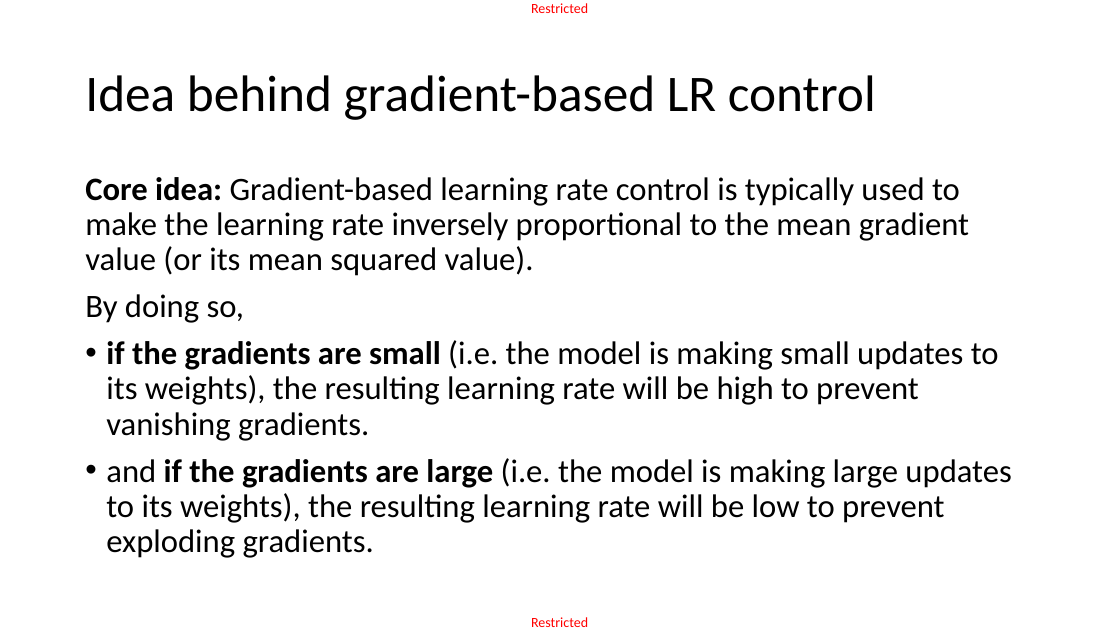
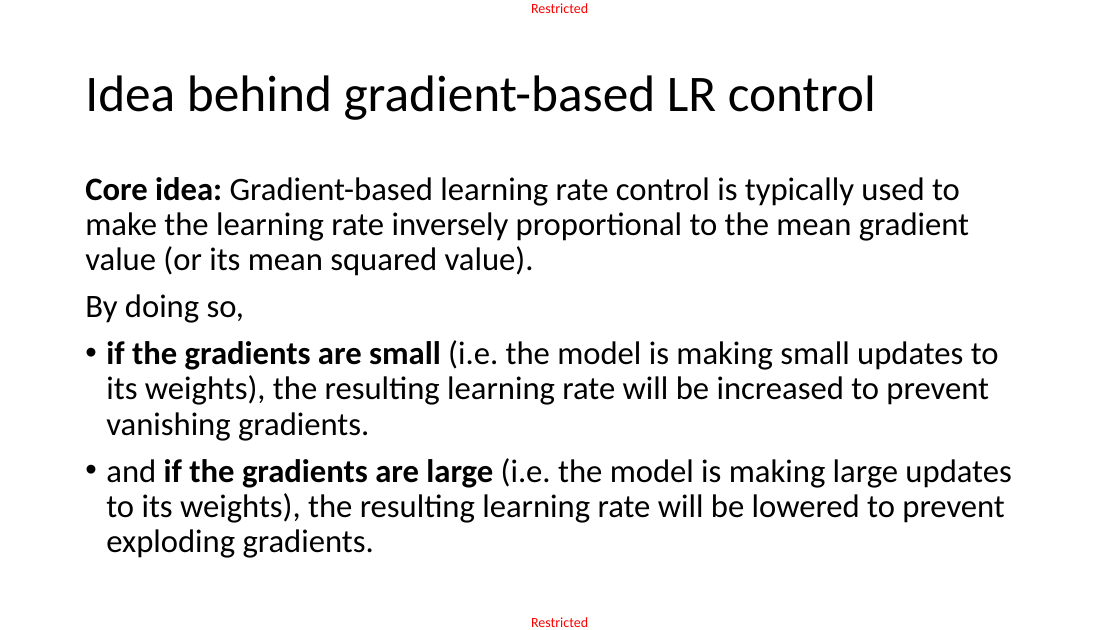
Before and after one commit to matthieudemari/SUTD_DL_50_039, a slide deck: slide 28 of W2/2. W2S2 final/W2S2.pptx. Drawn at 1120x630 pixels with LibreOffice and Linux fonts; fonts in the diff are those of the drawing. Boxes give left, top, right and bottom in pixels: in the first picture for what was removed or moved away, otherwise in the second. Text is boxed around its words. In the diff, an @@ line names an element or a change of style, - is before the commit and + after.

```diff
--- a/W2/2. W2S2 final/W2S2.pptx
+++ b/W2/2. W2S2 final/W2S2.pptx
@@ text at <box>106,340,1011,558</box>: text changed @@
-• if the gradients are small (i.e. the model is making small updates to its weights), the resulting learning rate will be high to prevent vanishing gradients.
-• and if the gradients are large (i.e. the model is making large updates to its weights), the resulting learning rate will be low to prevent exploding gradients.
+• if the gradients are small (i.e. the model is making small updates to its weights), the resulting learning rate will be increased to prevent vanishing gradients.
+• and if the gradients are large (i.e. the model is making large updates to its weights), the resulting learning rate will be lowered to prevent exploding gradients.
```
Also in this commit, not shown: 4 other slides changed, 12 other files.
